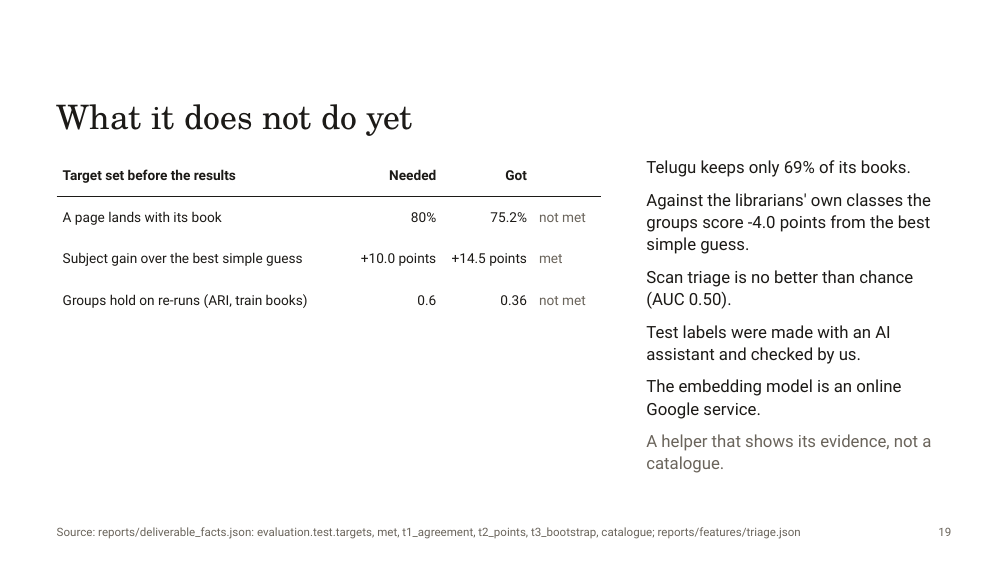
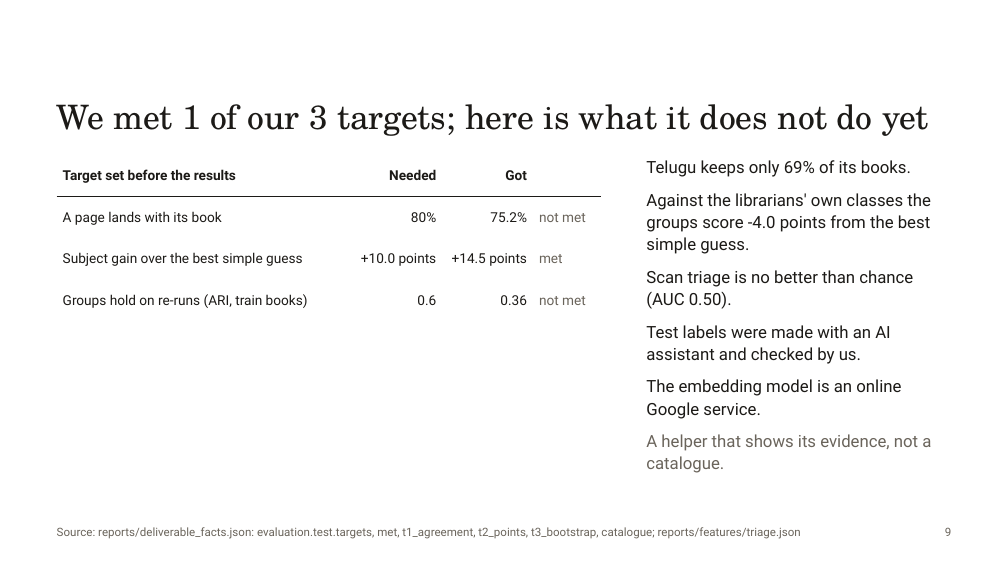
Before and after one commit to rohannes64/Grantha-Heritage-Tracker, a slide deck: slide 9 of Grantha_Heritage_Tracker_SIH26096.pptx (slide 19 before the commit). Drawn at 1008x567 pixels with LibreOffice and Linux fonts; fonts in the diff are those of the drawing. Boxes give left, top, right and bottom in pixels: in the first picture for what was removed or moved away, otherwise in the second. Text is boxed around its words. In the diff, an @@ line names an element or a change of style, - is before the commit and + after.

```diff
--- a/Grantha_Heritage_Tracker_SIH26096.pptx
+++ b/Grantha_Heritage_Tracker_SIH26096.pptx
@@ text at [57, 104, 928, 136]: text changed @@
-What it does not do yet
+We met 1 of our 3 targets; here is what it does not do yet
@@ text at [945, 527, 951, 536]: text changed @@
-19
+9
```
Also in this commit, not shown: 7 other slides changed, 1 slide added, 11 slides removed, 3 other files.
